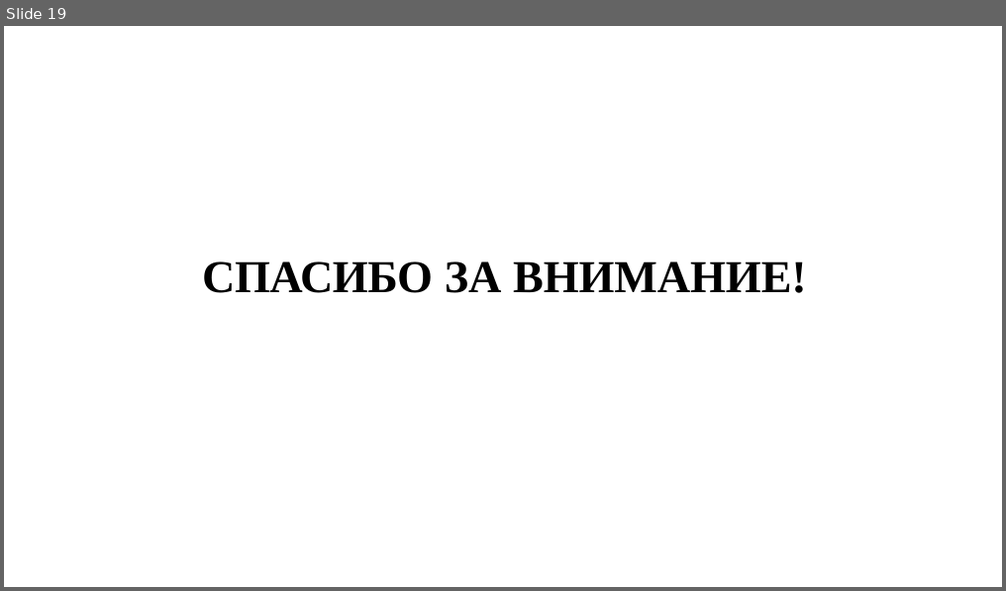
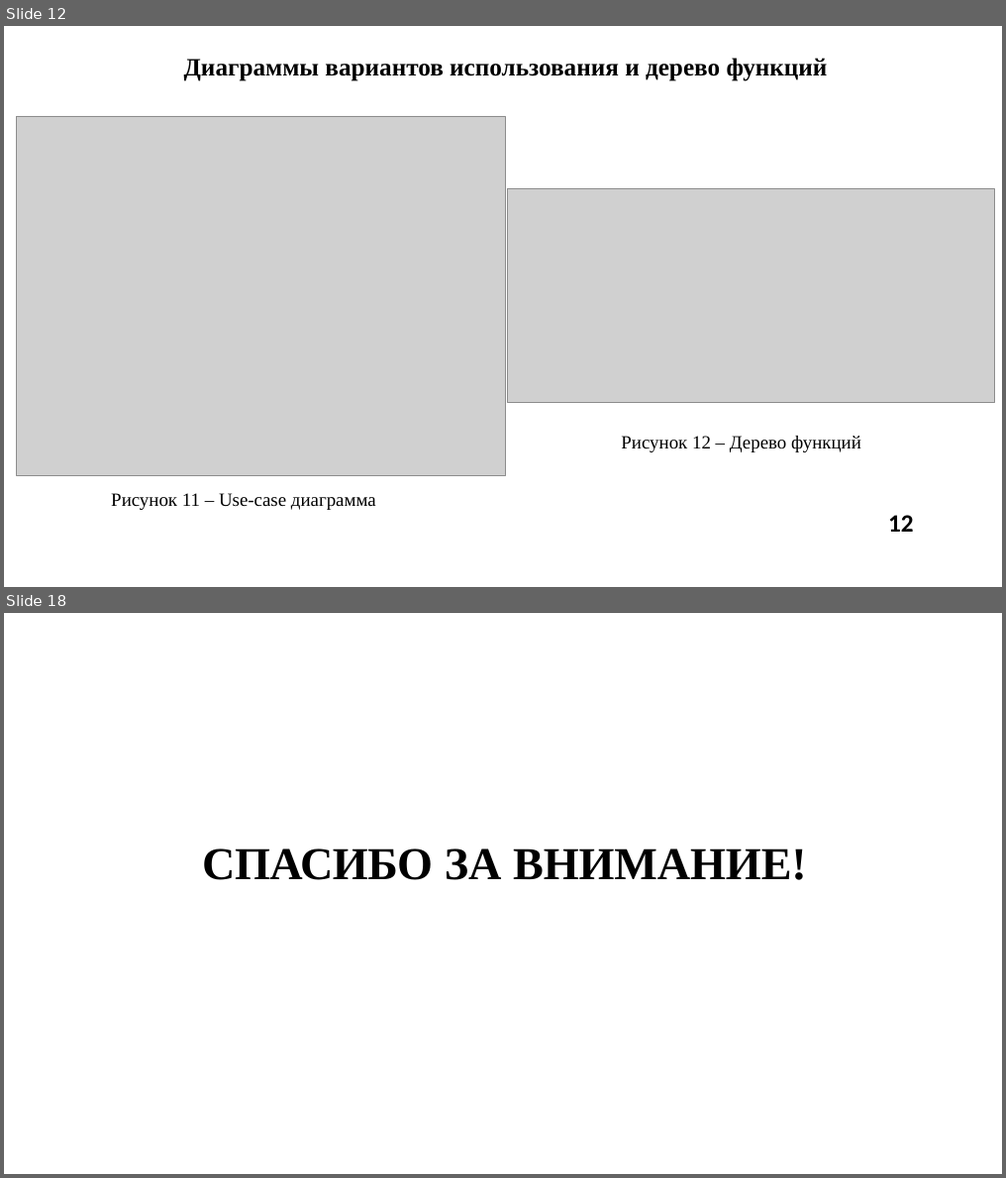
Before and after one commit to PabloPerdolie/eventManagement, a slide deck: диплом/ПРЕДДИПЛОМНАЯ_ПРАКТИКА/ПДП_Презентация_ИКБО-30-21_ПарусовПА.pptx. Shown one above the other, each under a label of ours: slide 19 before the commit, slides 12 and 18 after it; the slides between them are not shown. The pictures are 1006x591 and 1006x1178 pixels, drawn with LibreOffice and Linux fonts; fonts in the diff are those of the drawing; grey boxes stand for pictures; background and template pictures are left out. Boxes give left, top, right and bottom in pixels: in the first picture for what was removed or moved away, otherwise in the second. Text is boxed around its words. In the diff, an @@ line names an element or a change of style, - is before the commit and + after.

```diff
--- a/диплом/ПРЕДДИПЛОМНАЯ_ПРАКТИКА/ПДП_Презентация_ИКБО-30-21_ПарусовПА.pptx
+++ b/диплом/ПРЕДДИПЛОМНАЯ_ПРАКТИКА/ПДП_Презентация_ИКБО-30-21_ПарусовПА.pptx
@@ slide 12 added at [4, 26, 1002, 587], background #FFFFFF @@
@@ title added at [184, 58, 828, 81], 24 pt, text #000000, bold @@
+Диаграммы вариантов использования и дерево функций
@@ picture added at [17, 116, 506, 475] @@
@@ picture added at [508, 189, 994, 402] @@
@@ text added at [621, 436, 861, 453], 18 pt, text #000000 @@
+Рисунок 12 – Дерево функций
@@ text added at [111, 493, 376, 510], 18 pt, text #000000 @@
+Рисунок 11 – Use-case диаграмма
@@ page number added at [888, 515, 914, 532], 24 pt, text #000000, bold @@
+12
@@ what was slide 19 is now slide 18 @@
```
Also in this commit, not shown: 13 slides changed, 3 other slides added, 5 slides removed, 31 other files.
